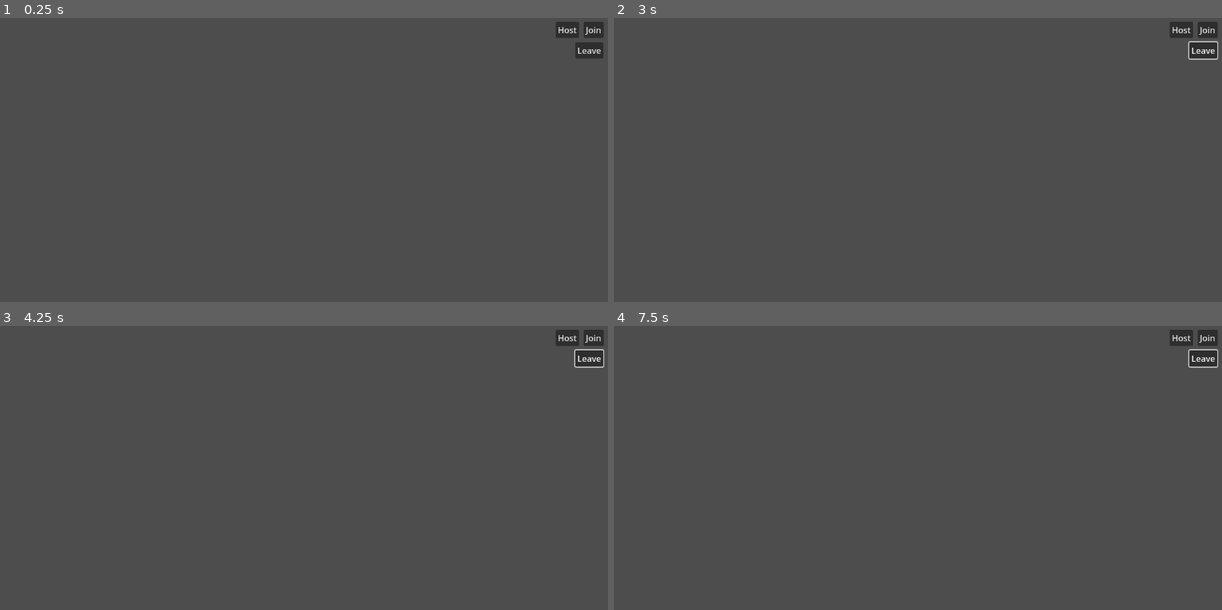
Above: before the commit, frames 1-4 (two rows, left to right).
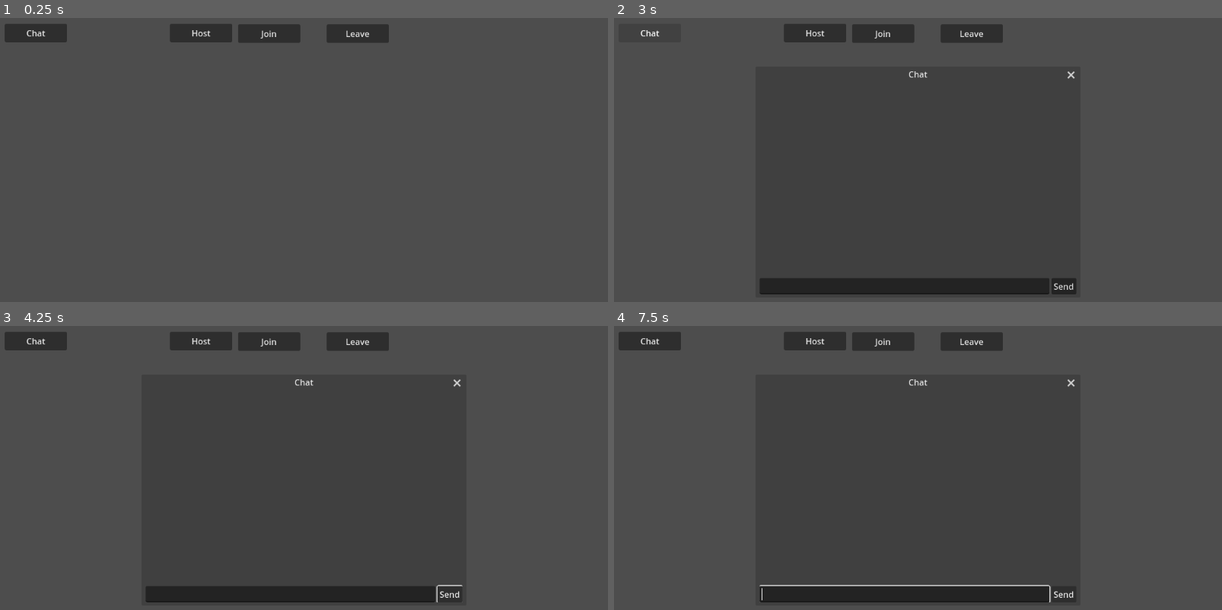
Above: after the commit, the same moments.

Repository: flashguardian13/godot-multiplayer-poc
Game: Godot game, scene res://game.tscn
The game is run twice, just before and just after one commit, with the same random seed, the same clock (stepped at 60 frames per second) and the same inputs. The engine's default icon, where the game draws it, is replaced by a stand-in: a white triangle on a blue panel in a dark square.
Inputs (mouse positions are in pixels of both pictures, inside the frame that each line leads up to):
- Up to frame 1 (0.25 s): no input
- Up to frame 2 (3 s): click "Host" at 0.5 s; click "Join" at 1.25 s; click "Leave" at 2 s; click (650, 32) at 2.75 s, where only the run after the commit has a clickable "Chat"
- Up to frame 3 (4.25 s): click (449, 592) at 3.5 s, where only the run after the commit has a clickable "Send"
- Up to frame 4 (7.5 s): tap Enter at 4.25, 5.75, 7.25 s; hold Right (ui_right) 4.28-5.03 s; tap Space at 5, 6.5 s; hold Down (ui_down) 5.03-5.78 s; hold Right (ui_right) 5.78-6.53 s; hold Up (ui_up) 6.53-7.28 s; hold Left (ui_left) from 7.28 s (still down)

The runs differ from the first frame. In frame 1, 3.1% of the frame differs, in the area x 0-100%, y 1-15%; in frame 2, 5.5%; in frame 3, 6.1%; in frame 4, 6.4%, in the area x 0-100%, y 1-98%.

Commit message:
stubbed chat window

Diff:
--- /dev/null
+++ b/chat.gd
@@ -0,0 +1,9 @@
+extends Window
+
+func _on_close_requested():
+	hide()
+	get_tree().paused = false
+
+func _on_go_back_requested():
+	hide()
+	get_tree().paused = false
--- /dev/null
+++ b/chat.tscn
@@ -0,0 +1,58 @@
+[gd_scene load_steps=2 format=3 uid="uid://dell36tdrrbcg"]
+
+[ext_resource type="Script" path="res://chat.gd" id="1_qbwh1"]
+
+[node name="Window" type="Window"]
+title = "Chat"
+initial_position = 2
+size = Vector2i(600, 400)
+transient = true
+exclusive = true
+transparent = true
+popup_window = true
+extend_to_title = true
+min_size = Vector2i(600, 400)
+script = ExtResource("1_qbwh1")
+
+[node name="ChatVBoxContainer" type="VBoxContainer" parent="."]
+anchors_preset = 15
+anchor_right = 1.0
+anchor_bottom = 1.0
+grow_horizontal = 2
+grow_vertical = 2
+
+[node name="UpperHBoxContainer" type="HBoxContainer" parent="ChatVBoxContainer"]
+layout_mode = 2
+size_flags_vertical = 3
+
+[node name="MessageScrollContainer" type="ScrollContainer" parent="ChatVBoxContainer/UpperHBoxContainer"]
+layout_mode = 2
+size_flags_horizontal = 3
+horizontal_scroll_mode = 0
+
+[node name="MessageVBoxContainer" type="VBoxContainer" parent="ChatVBoxContainer/UpperHBoxContainer/MessageScrollContainer"]
+layout_mode = 2
+size_flags_horizontal = 3
+size_flags_vertical = 3
+
+[node name="ParticipantsScrollContainer2" type="ScrollContainer" parent="ChatVBoxContainer/UpperHBoxContainer"]
+custom_minimum_size = Vector2(100, 0)
+layout_mode = 2
+horizontal_scroll_mode = 0
+
+[node name="ParticipantsVBoxContainer" type="VBoxContainer" parent="ChatVBoxContainer/UpperHBoxContainer/ParticipantsScrollContainer2"]
+layout_mode = 2
+
+[node name="LowerHBoxContainer" type="HBoxContainer" parent="ChatVBoxContainer"]
+layout_mode = 2
+
+[node name="LineEdit" type="LineEdit" parent="ChatVBoxContainer/LowerHBoxContainer"]
+layout_mode = 2
+size_flags_horizontal = 3
+
+[node name="SendButton" type="Button" parent="ChatVBoxContainer/LowerHBoxContainer"]
+layout_mode = 2
+text = "Send"
+
+[connection signal="close_requested" from="." to="." method="_on_close_requested"]
+[connection signal="go_back_requested" from="." to="." method="_on_go_back_requested"]
--- a/game.gd
+++ b/game.gd
@@ -1,4 +1,4 @@
-extends Node2D
+extends MarginContainer
 
 @export
 var player_scene:PackedScene
@@ -114,3 +114,7 @@
 	player_sprites.erase(id)
 	$World.remove_child(player_sprite)
 	player_sprite.queue_free()
+
+func _on_chat_toggle_button_pressed():
+	get_tree().paused = true
+	$ChatVBoxContainer.popup_centered()
--- a/game.tscn
+++ b/game.tscn
@@ -1,39 +1,64 @@
-[gd_scene load_steps=3 format=3 uid="uid://bl0t6rm13hukk"]
+[gd_scene load_steps=4 format=3 uid="uid://bl0t6rm13hukk"]
 
 [ext_resource type="Script" path="res://game.gd" id="1_0d6ki"]
 [ext_resource type="PackedScene" uid="uid://chg25idolwddw" path="res://player.tscn" id="1_lk51x"]
+[ext_resource type="PackedScene" uid="uid://dell36tdrrbcg" path="res://chat.tscn" id="3_rrah2"]
 
-[node name="Game" type="Node2D"]
+[node name="Game" type="MarginContainer"]
+anchors_preset = 15
+anchor_right = 1.0
+anchor_bottom = 1.0
+grow_horizontal = 2
+grow_vertical = 2
 script = ExtResource("1_0d6ki")
 player_scene = ExtResource("1_lk51x")
 
 [node name="World" type="Node2D" parent="."]
 
-[node name="HostButton" type="Button" parent="."]
-offset_left = 1053.0
-offset_top = 7.0
-offset_right = 1097.0
-offset_bottom = 38.0
+[node name="MultiplayerSpawner" type="MultiplayerSpawner" parent="."]
+spawn_path = NodePath("../World")
+
+[node name="Buttons" type="Node2D" parent="."]
+process_mode = 3
+
+[node name="HostButton" type="Button" parent="Buttons"]
+offset_left = 322.0
+offset_top = 11.0
+offset_right = 440.0
+offset_bottom = 46.0
+focus_mode = 0
 text = "Host"
 
-[node name="JoinButton" type="Button" parent="."]
-offset_left = 1106.0
-offset_top = 7.0
-offset_right = 1144.0
-offset_bottom = 38.0
+[node name="JoinButton" type="Button" parent="Buttons"]
+offset_left = 451.0
+offset_top = 12.0
+offset_right = 569.0
+offset_bottom = 47.0
+focus_mode = 0
 text = "Join
 "
 
-[node name="LeaveButton" type="Button" parent="."]
-offset_left = 1090.0
-offset_top = 46.0
-offset_right = 1143.0
-offset_bottom = 77.0
+[node name="LeaveButton" type="Button" parent="Buttons"]
+offset_left = 619.0
+offset_top = 12.0
+offset_right = 737.0
+offset_bottom = 47.0
+focus_mode = 0
 text = "Leave"
 
-[node name="MultiplayerSpawner" type="MultiplayerSpawner" parent="."]
-spawn_path = NodePath("../World")
+[node name="ChatToggleButton" type="Button" parent="Buttons"]
+offset_left = 9.0
+offset_top = 11.0
+offset_right = 127.0
+offset_bottom = 46.0
+focus_mode = 0
+text = "Chat"
 
-[connection signal="pressed" from="HostButton" to="." method="_on_host_button_pressed"]
-[connection signal="pressed" from="JoinButton" to="." method="_on_join_button_pressed"]
-[connection signal="pressed" from="LeaveButton" to="." method="_on_leave_button_pressed"]
+[node name="ChatVBoxContainer" parent="." instance=ExtResource("3_rrah2")]
+process_mode = 2
+visible = false
+
+[connection signal="pressed" from="Buttons/HostButton" to="." method="_on_host_button_pressed"]
+[connection signal="pressed" from="Buttons/JoinButton" to="." method="_on_join_button_pressed"]
+[connection signal="pressed" from="Buttons/LeaveButton" to="." method="_on_leave_button_pressed"]
+[connection signal="pressed" from="Buttons/ChatToggleButton" to="." method="_on_chat_toggle_button_pressed"]
--- a/player.gd
+++ b/player.gd
@@ -6,7 +6,7 @@
 	pass # Replace with function body.
 
 func _get_input() -> void:
-	var input_dir = Input.get_vector("ui_left", "ui_right", "ui_up", "ui_down")
+	var input_dir:Vector2 = Input.get_vector("ui_left", "ui_right", "ui_up", "ui_down")
 	velocity = input_dir * speed
 
 func _physics_process(delta):
